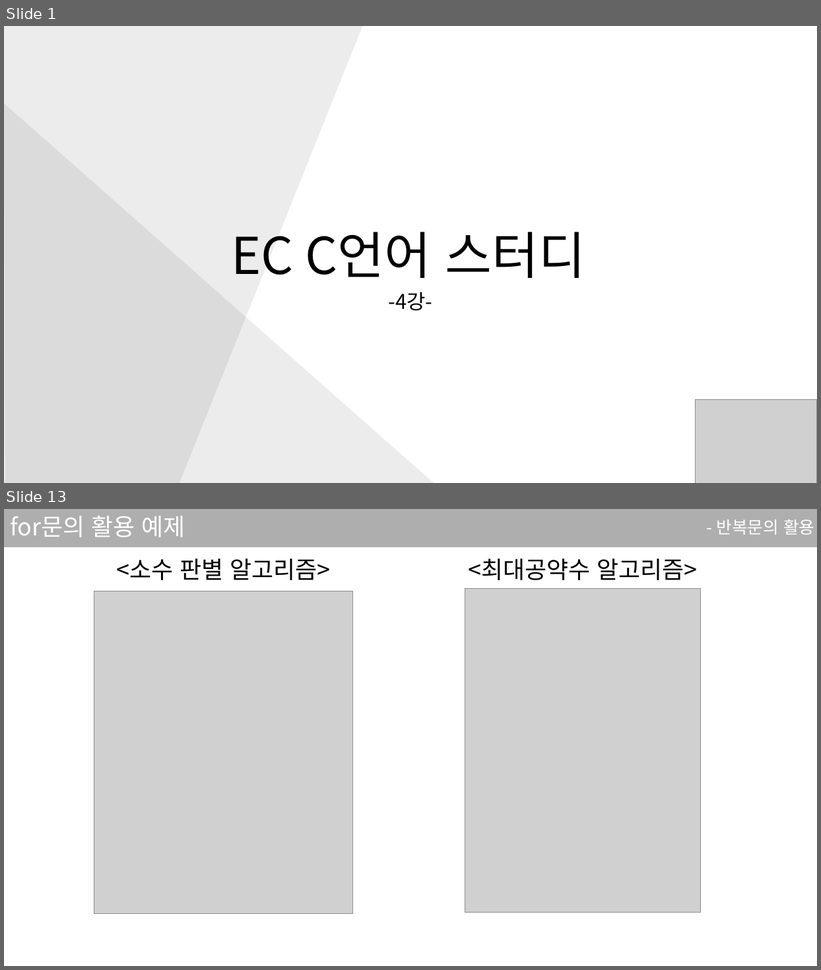
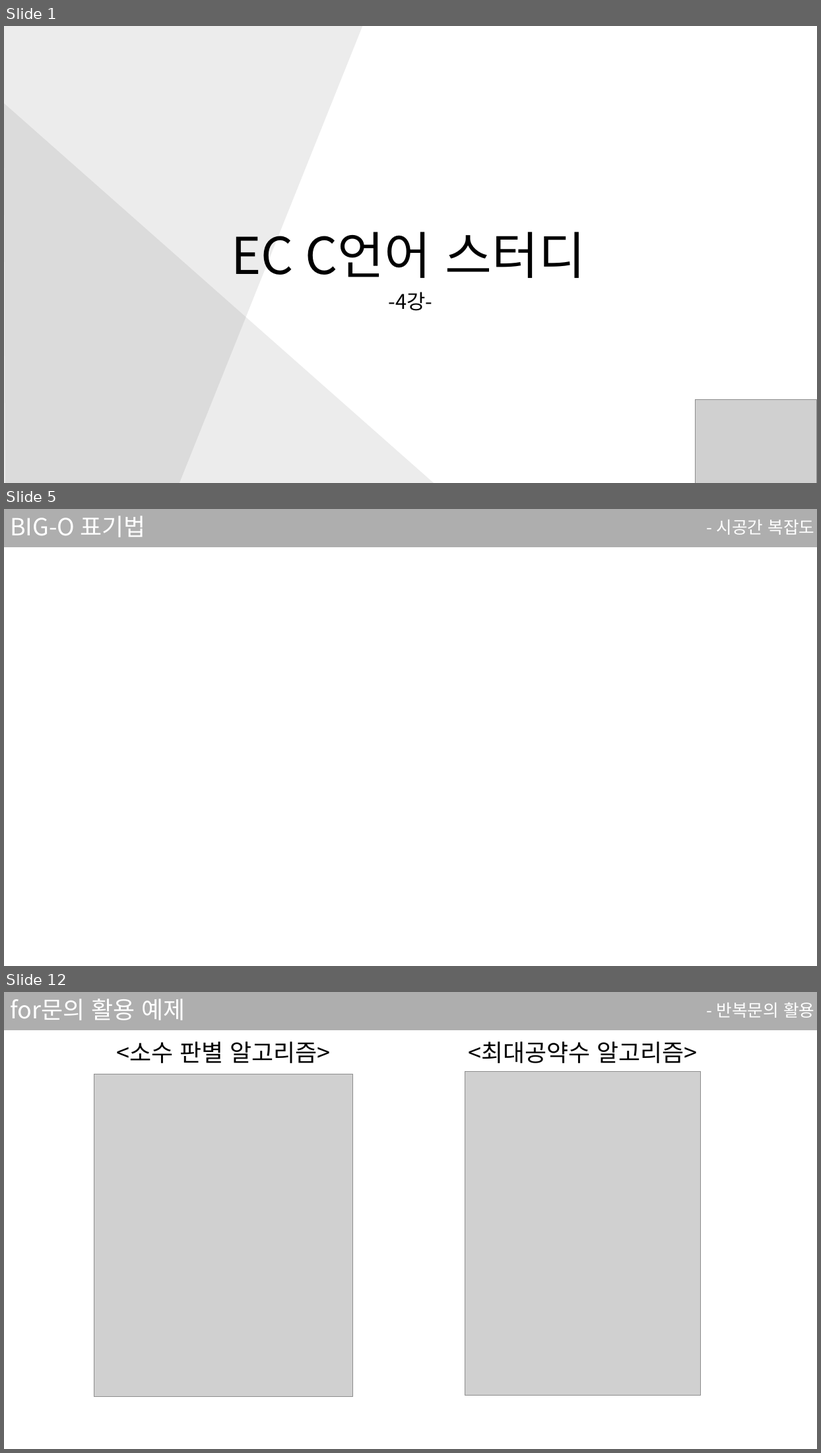
Before and after one commit to sjsjsj1246/EC_C_Language_Study, a slide deck: ppt/4강.pptx. Shown one above the other, each under a label of ours: slides 1 and 13 before the commit, slides 1, 5 and 12 after it; the slides between them are not shown. The pictures are 821x970 and 821x1453 pixels, drawn with LibreOffice and Linux fonts; fonts in the diff are those of the drawing; grey boxes stand for pictures; background and template pictures are left out. Boxes give left, top, right and bottom in pixels: in the first picture for what was removed or moved away, otherwise in the second. Text is boxed around its words. In the diff, an @@ line names an element or a change of style, - is before the commit and + after.

```diff
--- a/ppt/4강.pptx
+++ b/ppt/4강.pptx
@@ slide 5 added at <box>4,509,817,966</box>, background #FFFFFF; not listed: 1 template element that a slide beside it also shows @@
@@ title added at <box>10,516,145,537</box>, 28 pt, text #FFFFFF @@
+BIG-O 표기법
@@ text added at <box>716,520,815,535</box>, 20 pt, text #FFFFFF @@
+- 시공간 복잡도
@@ what was slide 13 is now slide 12 @@
```
Also in this commit, not shown: 2 slides changed, 9 other slides added, 36 slides removed, 1 other file.
